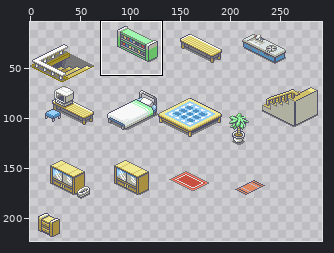
A pixel-art file gets an edit: iso-test-pkmn/assets/sprites-indoors.aseprite. The picture above shows the old version from afar; the outline marks the close-up.
Close-up. First the earlier version:
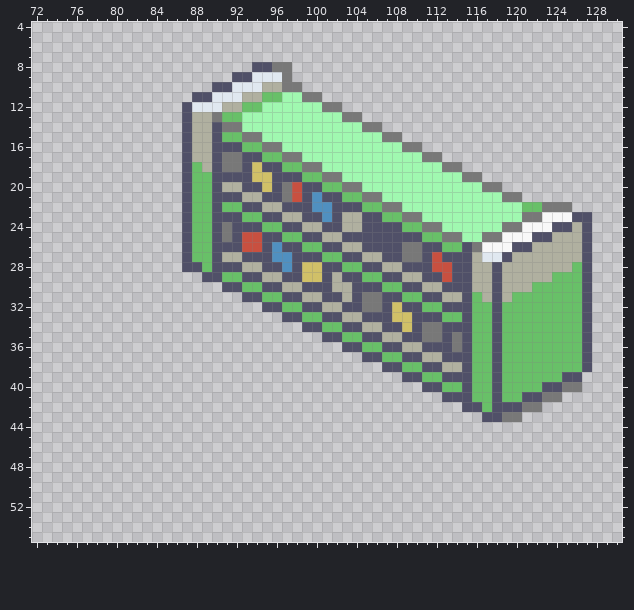
300x600 pixels, 1 frame. Shown: x 72..130, y 4..55. The wide view leaves out empty margins. The commit also changed other parts of the picture, which this record leaves out.
And afterwards:
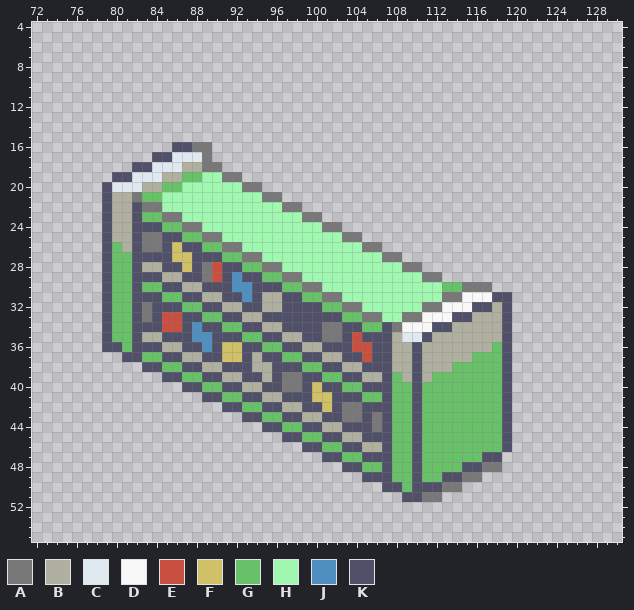
Palette (. is transparent): A #787878  B #b0b0a0  C #e0e8f0  D #f8f8f8  E #c85040  F #d0c068  G #68c068  H #a0f8b0  J #5090c0  K #505068
What changed:
Layer "Layer 1":
y 8: x 94..97 KKAA -> ....
y 9: x 92..97 KKCCCA -> ......
y 10: x 90..98 KKCCCBBAA -> .........
y 11: x 88..100 KKCCCBBGGHHAA -> .............
y 12: x 87..102 KCCCBBGGHHHHHHAA -> ................
y 13: x 87..104 KBBAGGHHHHHHHHHHAA -> ..................
y 14: x 87..106 KBBKAAHHHHHHHHHHHHAA -> ....................
y 15: x 87..108 KBBKGGAAHHHHHHHHHHHHAA -> ......................
y 16: x 86 . -> K; x 88..110 BBKKKGGAAHHHHHHHHHHHHAA -> AA.....................
y 17: x 84..112 ...KBBKAAKKGGAAHHHHHHHHHHHHAA -> KKCCCA.......................
y 18: x 82..114 .....KGBKAAKFKKGGAAHHHHHHHHHHHHAA -> KKCCCBBAA........................
y 19: x 80..87 .......K -> KKCCCBBG; x 89..116 GKKKKFFKKKGGAAHHHHHHHHHHHHAA -> HHAA........................
y 20: x 79..118 ........KGGKBBKKFKAEKKGGAAHHHHHHHHHHHHAA -> KCCCBBGGHHHHHHAA........................
y 21: x 79..120 ........KGGKKKBBKKAEKJKKGGAAHHHHHHHHHHHHAA -> KBBAGGHHHHHHHHHHAA........................
y 22: x 79..125 ........KGGKGGKKBBKKKJJKKKGGAAHHHHHHHHHHHHGGAAA -> KBBKAAHHHHHHHHHHHHAA...........................
y 23: x 79..127 ........KGGKKKGGKKBBKKJKBBKKGGAAHHHHHHHHHHAADDDKK -> KBBKGGAAHHHHHHHHHHHHAA...........................
y 24: x 79..127 ........KGGKAKKKGGKKBBKKBBKKKKGGAAHHHHHHAADDDKKBK -> KBBKKKGGAAHHHHHHHHHHHHAA.........................
y 25: x 79..87 ........K -> KBBKAAKKG; x 89..127 GKAKEEKKGGKKBBKKKKKKKKGGAAHHAADDDKKBBBK -> AAHHHHHHHHHHHHAA.......................
y 26: x 79..86 ........ -> KGBKAAKF; x 88 G -> K; x 90..127 KKKEEKJKKGGKKBBKKKKAAKKGGKADDDKKBBBBBK -> GAAHHHHHHHHHHHHAA.....................
y 27: x 79..89 ........KGG -> KGGKKKKFFKK; x 91..127 BBKKKJJKKKGGKKBBKKAAKEKKKBCCKBBBBBBBK -> GGAAHHHHHHHHHHHHAA...................
y 28: x 79..87 ........K -> KGGKBBKKF; x 89..90 GK -> AE; x 93..127 BBKKJKFFKKGGKKBBKKKEEKKBBKBBBBBBBGK -> GGAAHHHHHHHHHHHHAA.................
y 29: x 79..92 ..........KKGG -> KGGKKKBBKKAEKJ; x 95..127 BBKKFFKBKKGGKKBBKKEKKBBKBBBBBGGGK -> GGAAHHHHHHHHHHHHAA...............
y 30: x 79..90 ............ -> KGGKGGKKBBKK; x 92..94 KGG -> JJK; x 97..127 BBKKKBBKKKGGKKBBKKKBBKBBBGGGGGK -> GGAAHHHHHHHHHHHHGGAAA..........
y 31: x 79..93 ..............K -> KGGKKKGGKKBBKKJ; x 95..96 GG -> BB; x 99..117 BBKKBKAAKKGGKKBBKGB -> GGAAHHHHHHHHHHAADDD; x 119..127 BGGGGGGGK -> K........
y 32: x 79..98 ................KKGG -> KGGKAKKKGGKKBBKKBBKK; x 101..127 BBKKAAKFKKGGKKKGGKGGGGGGGGK -> GGAAHHHHHHAADDDKKBK........
y 33: x 79..96 .................. -> KGGKAKEEKKGGKKBBKK; x 99..100 GG -> KK; x 103..114 BBKKKFFKKKGG -> GGAAHHAADDDK; x 116..127 GGKGGGGGGGGK -> BBBK........
y 34: x 79..98 .................... -> KGGKKKEEKJKKGGKKBBKK; x 101..102 GG -> AA; x 105..106 BB -> GG; x 108..112 KFKAA -> ADDDK; x 114..127 KKGGKGGGGGGGGK -> BBBBBK........
y 35: x 79..104 ......................KKGG -> KGGKBBKKKJJKKKGGKKBBKKAAKE; x 107 B -> K; x 109..127 KKAAKAKGGKGGGGGGGGK -> CCKBBBBBBBK........
y 36: x 79..102 ........................ -> KKGKKKBBKKJKFFKKGGKKBBKK; x 104..106 KGG -> EEK; x 108 K -> B; x 110..127 BKKKAKGGKGGGGGGGGK -> KBBBBBBBGK........
y 37: x 81..105 ........................K -> KKGGKKBBKKFFKBKKGGKKBBKKE; x 107..109 GGK -> KBB; x 113..115 KKK -> BBB; x 118..127 KGGGGGGGGK -> GK........
y 38: x 83..106 ........................ -> KKGGKKBBKKKBBKKKGGKKBBKK; x 108..112 KGGKK -> BBKBB; x 114..115 BK -> GG; x 118..127 KGGGGGGGGK -> GK........
y 39: x 85..109 ........................K -> KKGGKKBBKKBKAAKKGGKKBBKGB; x 111 G -> B; x 113..115 KKK -> GGG; x 118..126 KGGGGGGKK -> GK.......
y 40: x 87..112 ........................KK -> KKGGKKBBKKAAKFKKGGKKKGGKGG; x 115 K -> G; x 118..126 KGGGGKKAA -> GK.......
y 41: x 89..115 ........................KKK -> KKGGKKBBKKKFFKKKGGKGGKGGGGG; x 118..124 KGGKKAA -> GK.....
y 42: x 91..116 ........................KK -> KKGGKKBBKKFKAAKKKGGKGGGGGG; x 118 K -> G; x 120..122 KAA -> ...
y 43: x 93..120 ........................KKAA -> KKGGKKBBKKAAKAKGGKGGGGGGGGK.
y 44: x 95..119 ......................... -> KKGGKKBBKKKAKGGKGGGGGGGGK
y 45: x 97..119 ....................... -> KKGGKKBBKKKGGKGGGGGGGGK
y 46: x 99..119 ..................... -> KKGGKKBBKGGKGGGGGGGGK
y 47: x 101..118 .................. -> KKGGKKKGGKGGGGGGKK
y 48: x 103..118 ................ -> KKGGKGGKGGGGKKAA
y 49: x 105..116 ............ -> KKKGGKGGKKAA
y 50: x 107..114 ........ -> KKGKKKAA
y 51: x 109..112 .... -> KKAA
Where, in picture pixels (left, top, right, bottom), the same in both close-ups:
changed: (102, 62, 592, 502)
